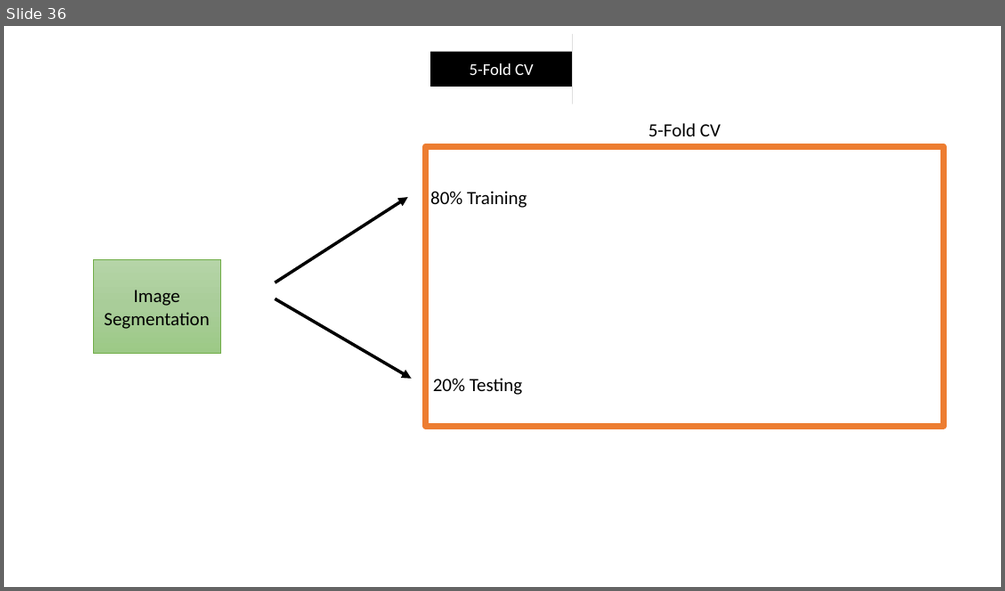
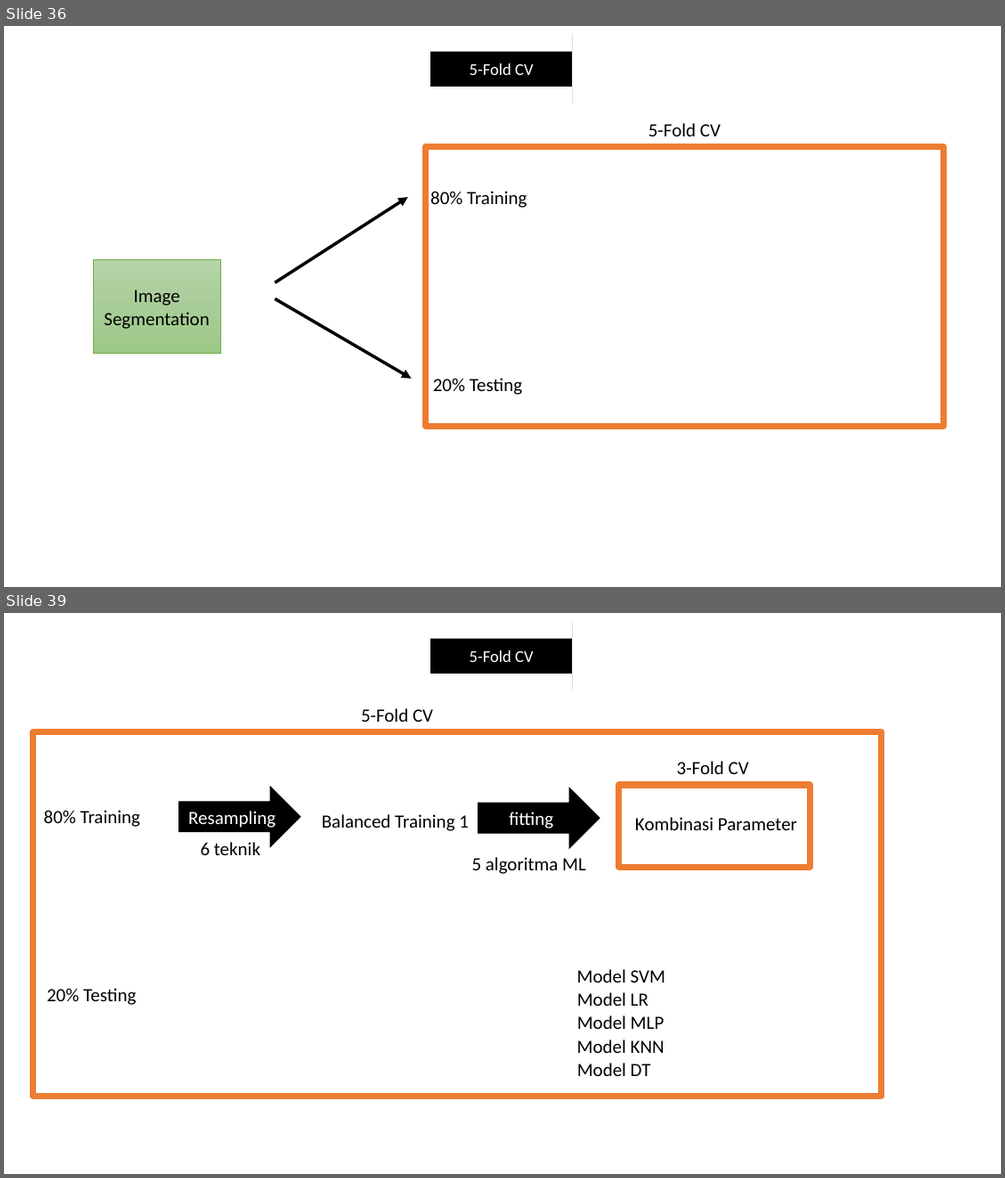
Before and after one commit to zkgz/skripsi, a slide deck: skripsi/Skripsi Pro/Presentation1.pptx. Shown one above the other, each under a label of ours: slide 36 before the commit, slides 36 and 39 after it; the slides between them are not shown. The pictures are 1005x591 and 1005x1178 pixels, drawn with LibreOffice and Linux fonts; fonts in the diff are those of the drawing. Boxes give left, top, right and bottom in pixels: in the first picture for what was removed or moved away, otherwise in the second. Text is boxed around its words. In the diff, an @@ line names an element or a change of style, - is before the commit and + after.

```diff
--- a/skripsi/Skripsi Pro/Presentation1.pptx
+++ b/skripsi/Skripsi Pro/Presentation1.pptx
@@ slide 39 added at <box>4,613,1001,1174</box>, background #FFFFFF @@
@@ right arrow added at <box>430,621,572,691</box>, fill #000000, 16 pt, text #FFFFFF @@
+5-Fold CV
@@ text added at <box>361,708,433,722</box>, 18 pt, text #000000 @@
+5-Fold CV
@@ rectangle added at <box>32,732,882,1096</box>, outline #ED7D31 6 pt @@
@@ text added at <box>677,761,749,774</box>, 18 pt, text #000000 @@
+3-Fold CV
@@ right arrow added at <box>179,787,300,846</box>, fill #000000, outline #000000 1 pt, 18 pt, text #FFFFFF @@
+Resampling
@@ right arrow added at <box>478,788,599,848</box>, fill #000000, outline #000000 1 pt, 18 pt, text #FFFFFF @@
+fitting
@@ rectangle added at <box>619,785,809,868</box>, outline #ED7D31 6 pt @@
@@ text added at <box>44,810,140,827</box>, 18 pt, text #000000 @@
+80% Training
@@ text added at <box>322,814,469,831</box>, 18 pt, text #000000 @@
+Balanced Training 1
@@ text added at <box>635,817,797,830</box>, 18 pt, text #000000 @@
+Kombinasi Parameter
@@ text added at <box>201,842,260,855</box>, 18 pt, text #000000 @@
+6 teknik
@@ text added at <box>472,857,586,874</box>, 18 pt, text #000000 @@
+5 algoritma ML
@@ text added at <box>577,969,665,982</box>, 18 pt, text #000000 @@
+Model SVM
@@ text added at <box>47,988,136,1005</box>, 18 pt, text #000000 @@
+20% Testing
@@ text added at <box>577,992,648,1005</box>, 18 pt, text #000000 @@
+Model LR
@@ text added at <box>577,1015,664,1029</box>, 18 pt, text #000000 @@
+Model MLP
@@ text added at <box>577,1039,664,1053</box>, 18 pt, text #000000 @@
+Model KNN
@@ text added at <box>577,1062,651,1076</box>, 18 pt, text #000000 @@
+Model DT
```
Also in this commit, not shown: 2 slides changed, 5 other slides added.
